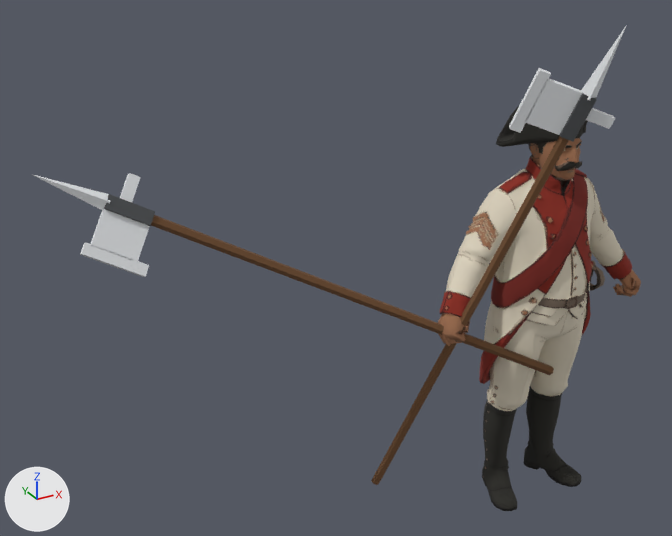
The glTF model assets/tropa/sargento3d/sargento_animado.glb as it was, and as the next commit left it.
The view is the same before and after, from a 50 mm camera at (-1.371, -1.502, 1.459) aimed at (-0.501, 0.079, 0.668). Lighting does not change. The marker at lower left points along +X, +Y and +Z. The first picture is the older version. Where no turn or scale is listed for an object, it has been applied to the vertices.

The first picture shows 'alabarda', 'alabarda_mano', 'tripo_node_82cb8f26-6239-42c8-8ae5-21b308ae3b01'.
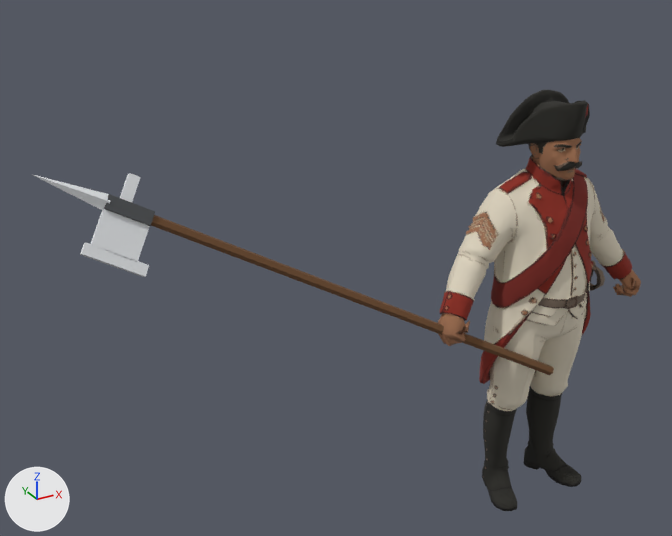
The edits, one by one:
Object 'alabarda' (ob_alabarda) is deleted.

Where the change shows, as pixel boxes (x1, y1, x2, y2) in the pictures (672 x 536 px):
'alabarda', deleted
    before: (371, 26, 626, 485)
    faces in mat_acero (white #e5e7ea): (509, 26, 626, 135)
    faces in mat_madera (brown #6f4d30): (371, 136, 569, 485)
    faces in mat_hierro (dark grey #505255): (560, 89, 597, 142)
